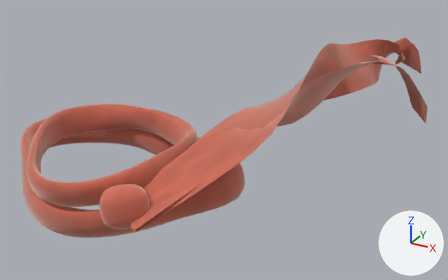
Renders of the glTF model public/avatar/items/scarf_wind.glb from each side of a commit.
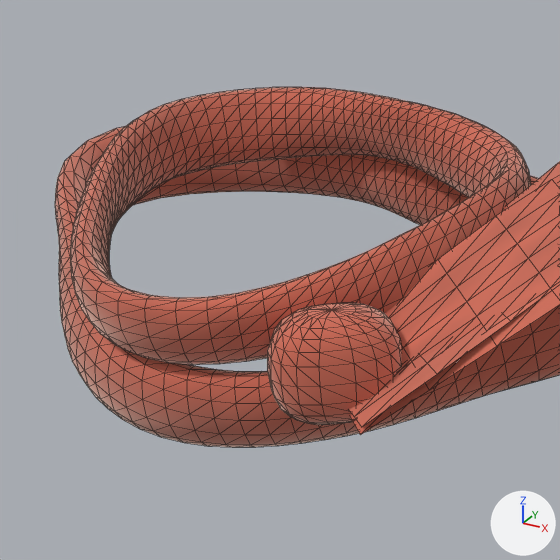
Each version appears first whole from a camera (50 mm lens) standing at (0.2678, -0.5046, 1.212) and looking at (-0.0236, 0.0253, 0.9471), and next in a close-up on the part from 0% to 47% of the width and 26% to 100% of the height. Lighting does not change. The marker at lower right points along +X, +Y and +Z. The older version's two pictures come first. The close-ups show mesh edges as thin lines. Vertices at exactly the same position are counted once.

The first close-up shows 'scarf_wind_knot', 'scarf_wind_tail0', 'scarf_wind_tail1', 'scarf_wind_wrap0', 'scarf_wind_wrap1'.
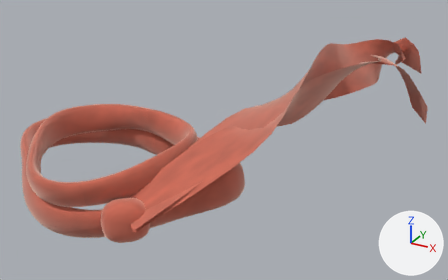
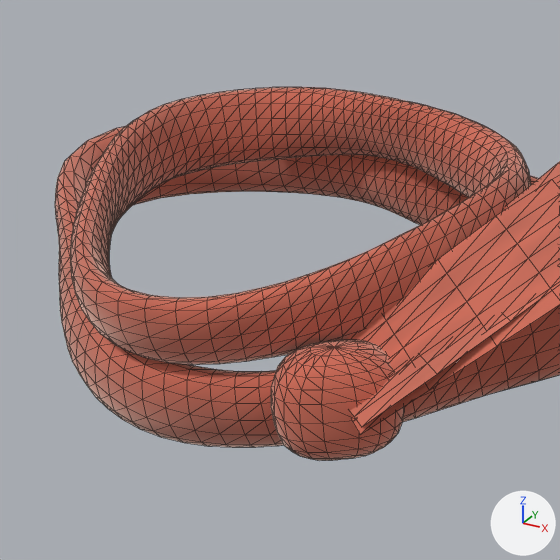
The newer file adds a shape key; the second version is drawn at full value of the shape key 'face_long' of 'scarf_wind_knot', and the change is written as the vertex moves it makes.

Changed parts and their boxes (x1, y1, x2, y2) in the close-ups (560 x 560 px):
```json
{"object": "scarf_wind_knot", "change": "moved", "before": [267, 303, 401, 425], "after": [271, 340, 404, 461]}
```

Scene script edits in JSON lines:
```json
{"block": "me_scarf_wind_knot", "where": "# used by ob_scarf_wind_knot; location = (0.0, 0.0, 0.0)"}
{"op": "remove", "block": "me_scarf_wind_knot", "code": "me_scarf_wind_knot.from_pydata(...)  # 200 vertices, 396 faces; spans x -0.0594..-0.0191, y -0.1466..-0.1083, z 0.9183..0.9583"}
{"op": "add", "block": "me_scarf_wind_knot", "code": "me_scarf_wind_knot.from_pydata(...)  # 200 vertices, 396 faces; spans x -0.0594..-0.0191, y -0.1466..-0.1083, z 0.9045..0.9444"}
{"block": "me_scarf_wind_knot", "change": "me_scarf_wind_knot part 1: the whole mesh is moved by (0.0, 0.0, -0.0138)"}
```
